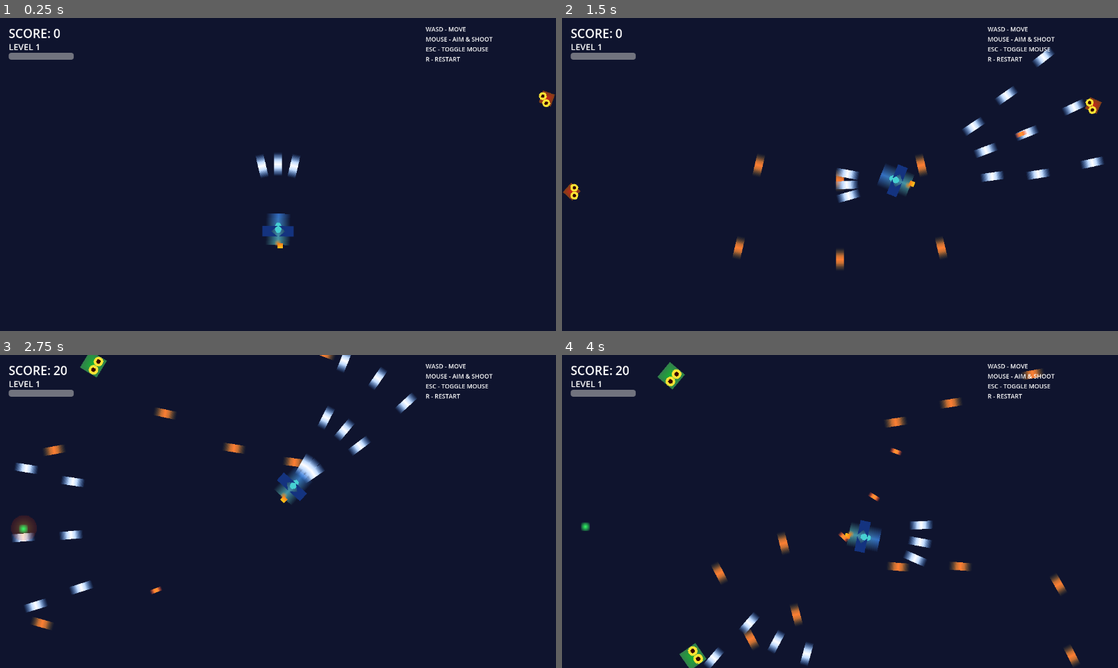
Above: before the commit, frames 1-4 (two rows, left to right).
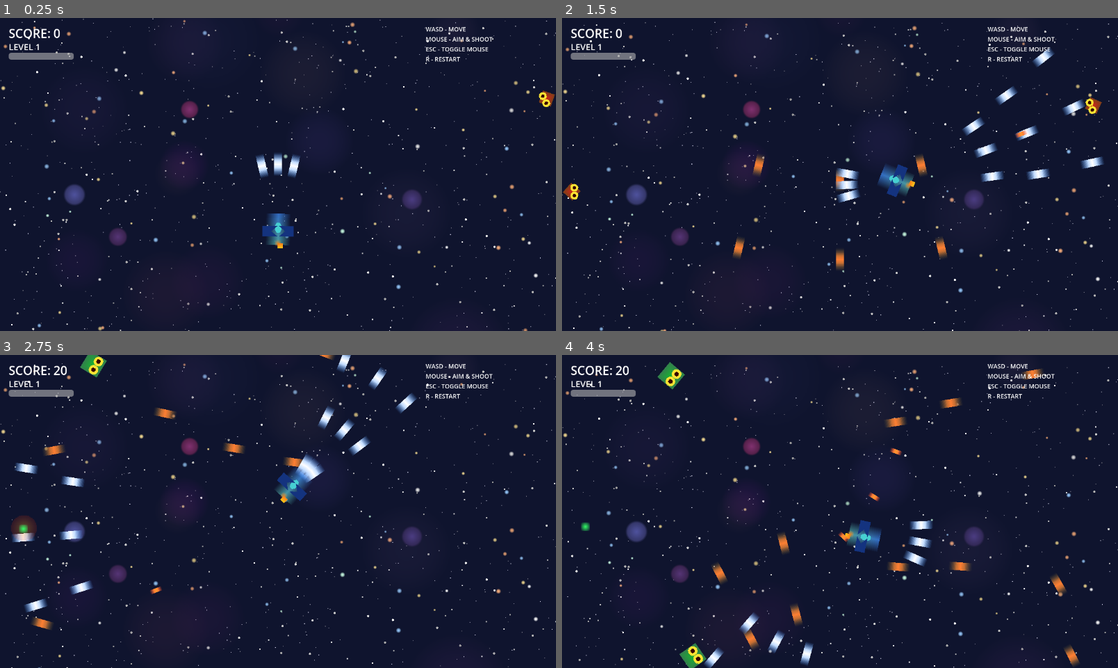
Above: after the commit, the same moments.

Repository: July-X/godot-game-one
Game: Godot game, scene res://scenes/main.tscn
Two runs of this game, one before a commit and one after it. Both use one fixed random seed, a clock stepped at 60 frames per second and the inputs below.
Inputs (mouse positions are in pixels of both pictures, inside the frame that each line leads up to):
- Up to frame 1 (0.25 s): no input
- Up to frame 2 (1.5 s): tap Enter at 0.5 s; move the mouse to (962, 158) at 0.52 s; tap R at 0.6, 1.35 s; click (962, 158) at 0.67 s; move the mouse to (728, 190) at 1.27 s; click (728, 190) at 1.42 s
- Up to frame 3 (2.75 s): move the mouse to (333, 442) at 2.02 s; tap R at 2.1 s; click (333, 442) at 2.17 s
- Up to frame 4 (4 s): move the mouse to (812, 574) at 2.77 s; tap R at 2.85, 3.6 s; click (812, 574) at 2.92 s; move the mouse to (1006, 558) at 3.52 s; click (1006, 558) at 3.67 s

The runs differ from the first frame. In frame 1, 1.9% of the frame differs, in the area x 0-100%, y 0-100%; in frame 2, 1.8%; in frame 3, 1.7%; in frame 4, 1.8%.

Commit message:
fix: 修复背景ColorRect铺满全屏+移除uid文件跟踪

Diff:
--- a/scenes/main.tscn
+++ b/scenes/main.tscn
@@ -9,6 +9,9 @@
 position = Vector2(640, 360)
 
 [node name="BgColor" type="ColorRect" parent="."]
-offset_right = 1280.0
-offset_bottom = 720.0
-color = Color(0.01, 0.01, 0.03, 1.0)
+z_index = -100
+offset_left = -100.0
+offset_top = -100.0
+offset_right = 1380.0
+offset_bottom = 820.0
+color = Color(0.06, 0.08, 0.18, 1.0)
--- a/scripts/main.gd
+++ b/scripts/main.gd
@@ -22,11 +22,12 @@
 	GameState.level_changed.connect(_on_level_up)
 
 func _create_starfield() -> void:
-	## 深蓝紫色底色
+	## 深蓝紫色底色 — 确保铺满全屏
 	if _bg_color:
 		_bg_color.color = Color(0.06, 0.08, 0.18, 1.0)
-		_bg_color.size = Vector2(1280, 720)
-		_bg_color.position = Vector2(0, 0)
+		_bg_color.size = Vector2(1480, 920)
+		_bg_color.position = Vector2(-100, -100)
+		_bg_color.z_index = -100
 	## 大星星（6-12像素，非常亮）
 	for i in range(80):
 		var star := Sprite2D.new()
